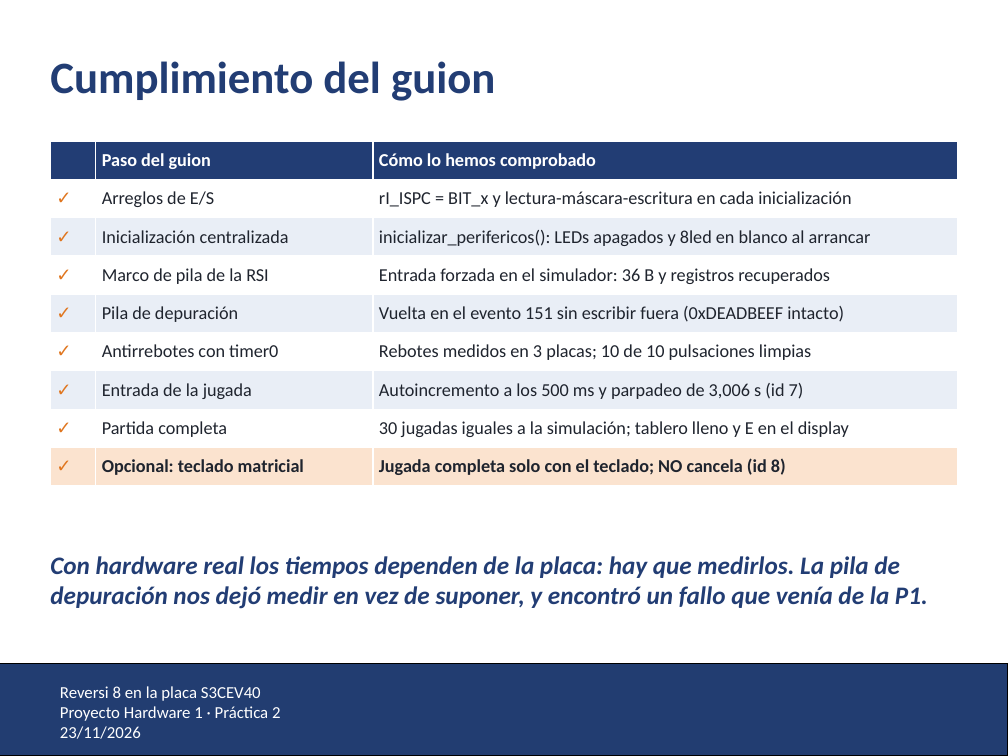
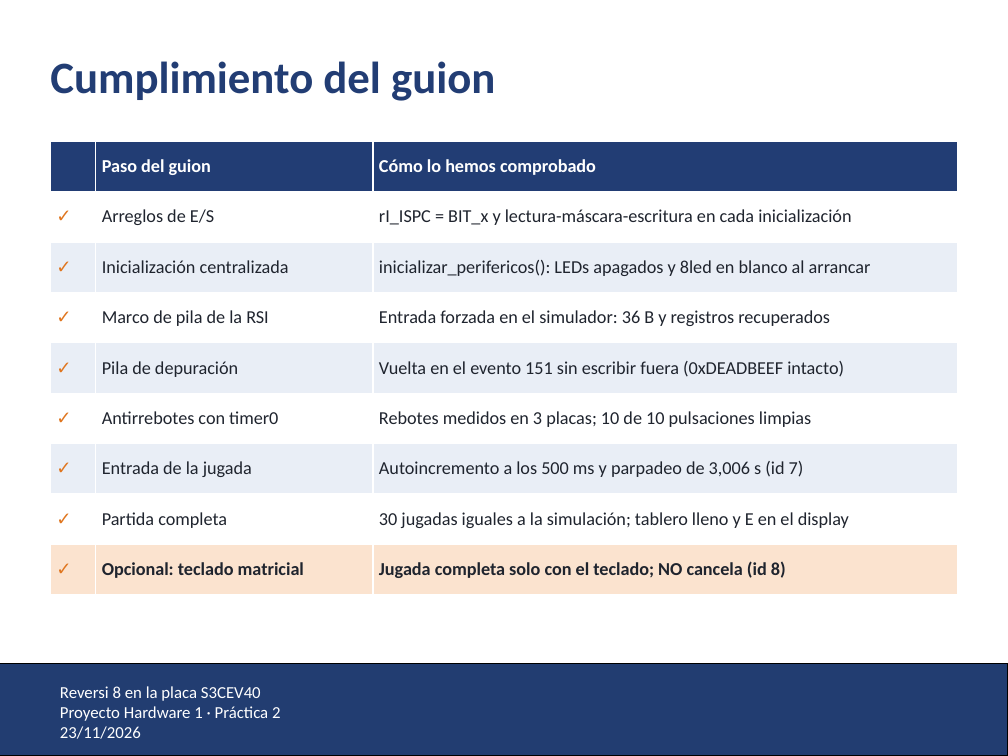
Before and after one commit to sergiobenedi/P2_PH_873042_960280, a slide deck: slide 16 of presentacion/Presentacion_P2_unizar.pptx. Drawn at 1008x756 pixels with LibreOffice and Linux fonts; fonts in the diff are those of the drawing; background and template pictures are left out. Boxes give left, top, right and bottom in pixels: in the first picture for what was removed or moved away, otherwise in the second. Text is boxed around its words. In the diff, an @@ line names an element or a change of style, - is before the commit and + after.

```diff
--- a/presentacion/Presentacion_P2_unizar.pptx
+++ b/presentacion/Presentacion_P2_unizar.pptx
@@ table: place and size @@
-table at (50,141,958,479)
+table at (50,141,958,582)
@@ text removed at (50,556,928,609) @@
-Con hardware real los tiempos dependen de la placa: hay que medirlos. La pila de depuración nos dejó medir en vez de suponer, y encontró un fallo que venía de la P1.
```
Also in this commit, not shown: 3 other files.
